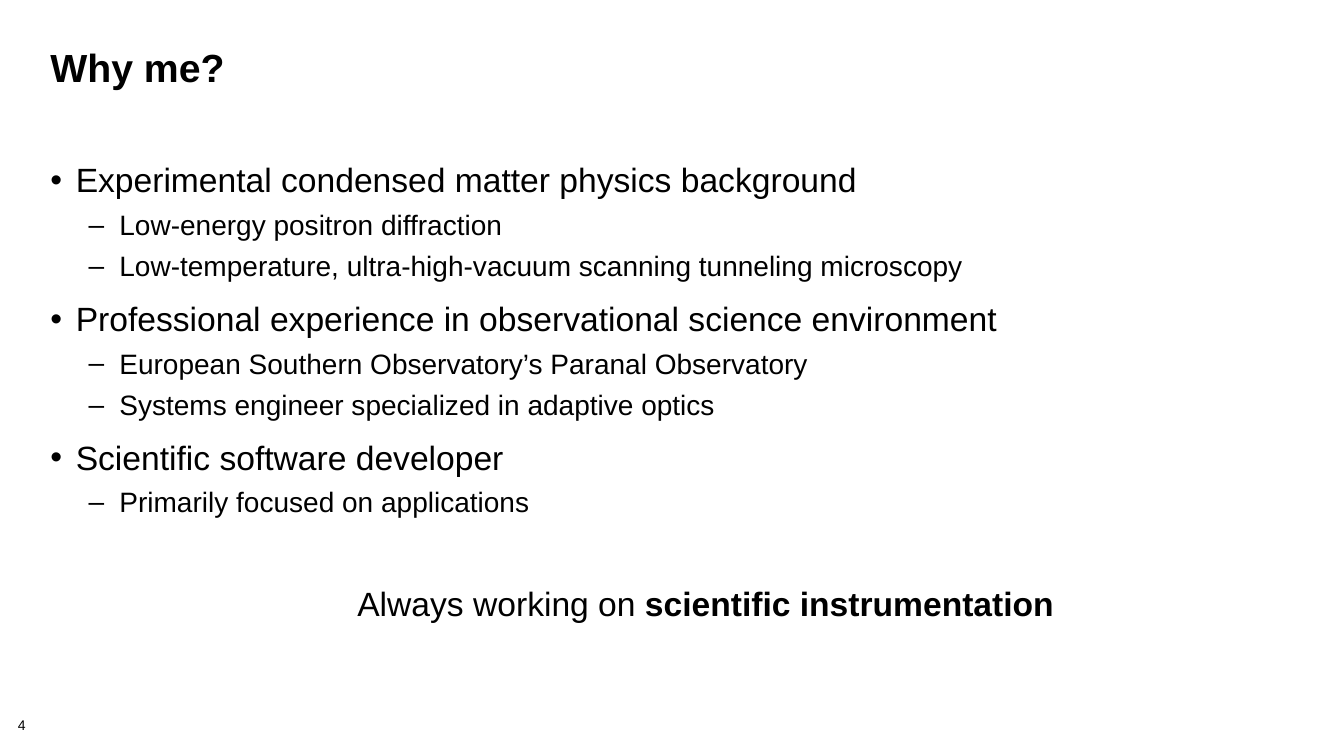
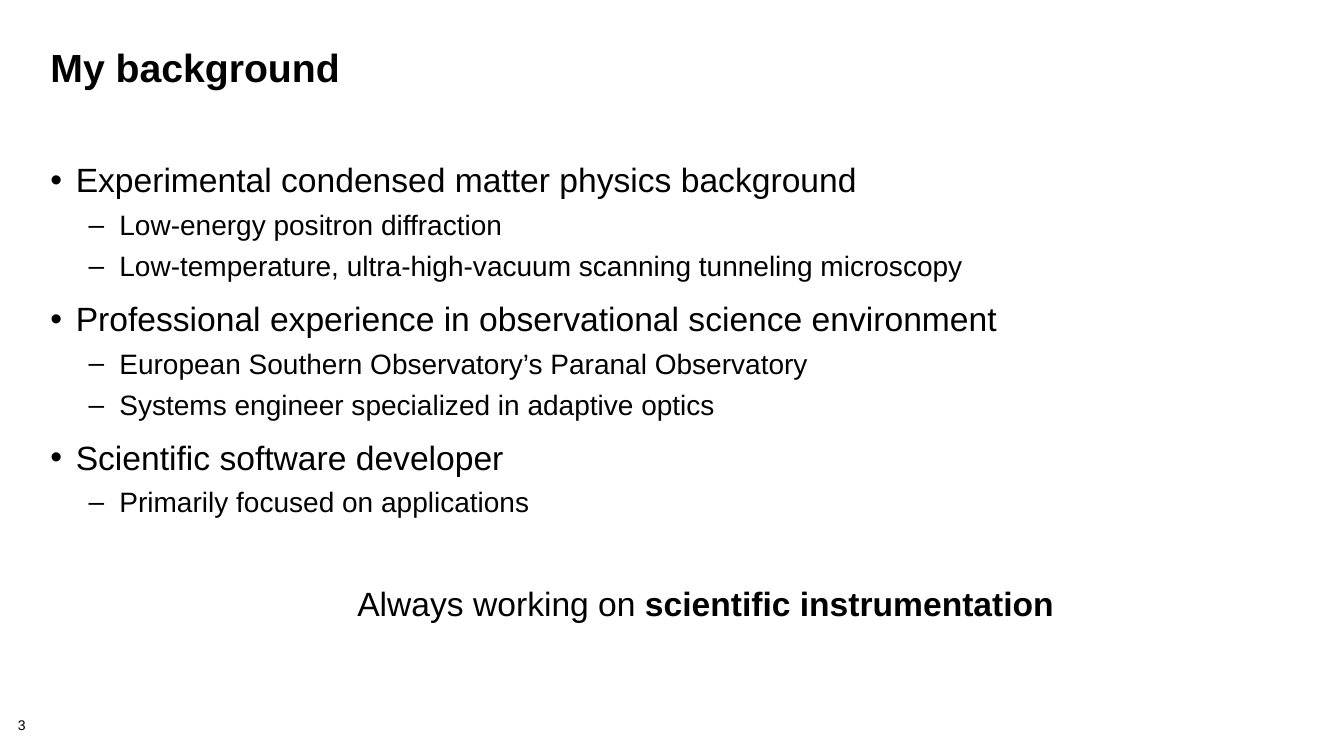
Before and after one commit to bssw-tutorial/presentations, a slide deck: slide 3 of lab-notebooks.pptx (slide 4 before the commit). Drawn at 1344x756 pixels with LibreOffice and Linux fonts; fonts in the diff are those of the drawing; background and template pictures are left out. Boxes give left, top, right and bottom in pixels: in the first picture for what was removed or moved away, otherwise in the second. Text is boxed around its words. In the diff, an @@ line names an element or a change of style, - is before the commit and + after.

```diff
--- a/lab-notebooks.pptx
+++ b/lab-notebooks.pptx
@@ title at box(50, 53, 340, 90): text changed @@
-Why me?
+My background
@@ page number at box(18, 720, 26, 730): text changed @@
-4
+3
```
Also in this commit, not shown: 4 other slides changed.
